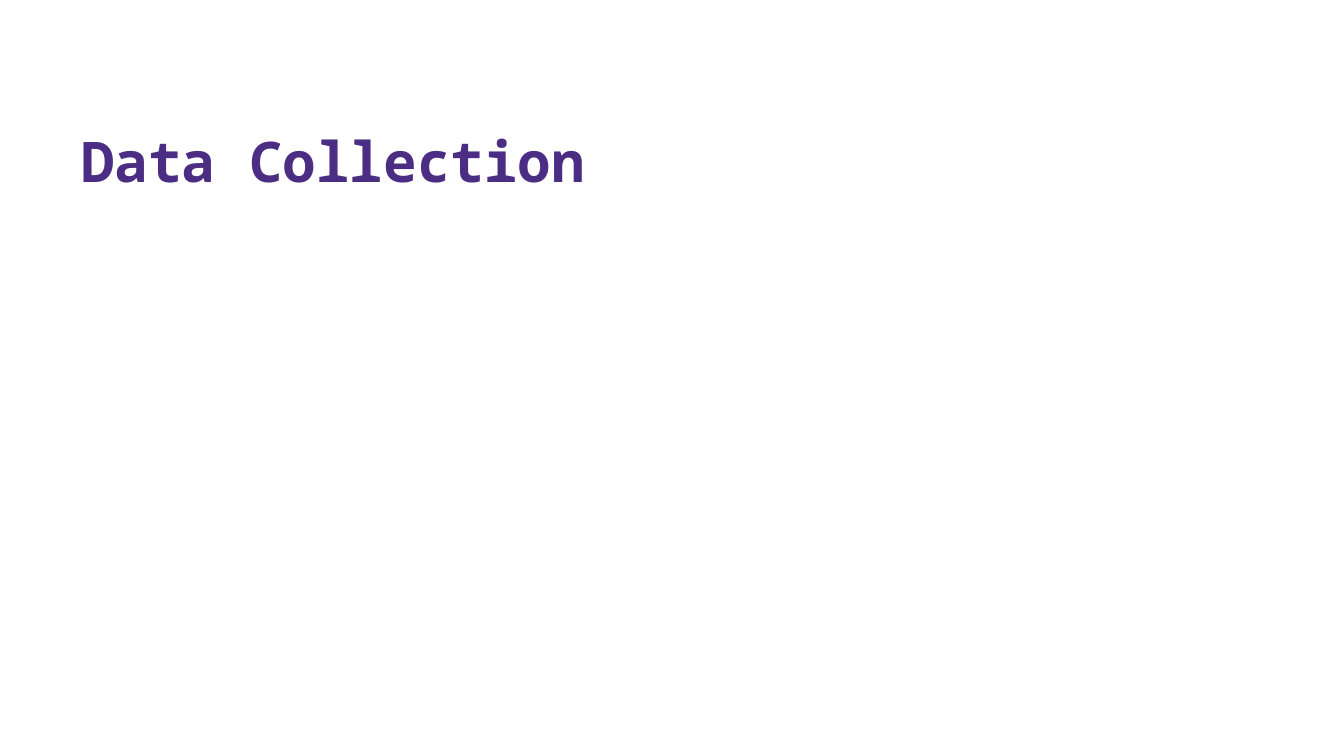
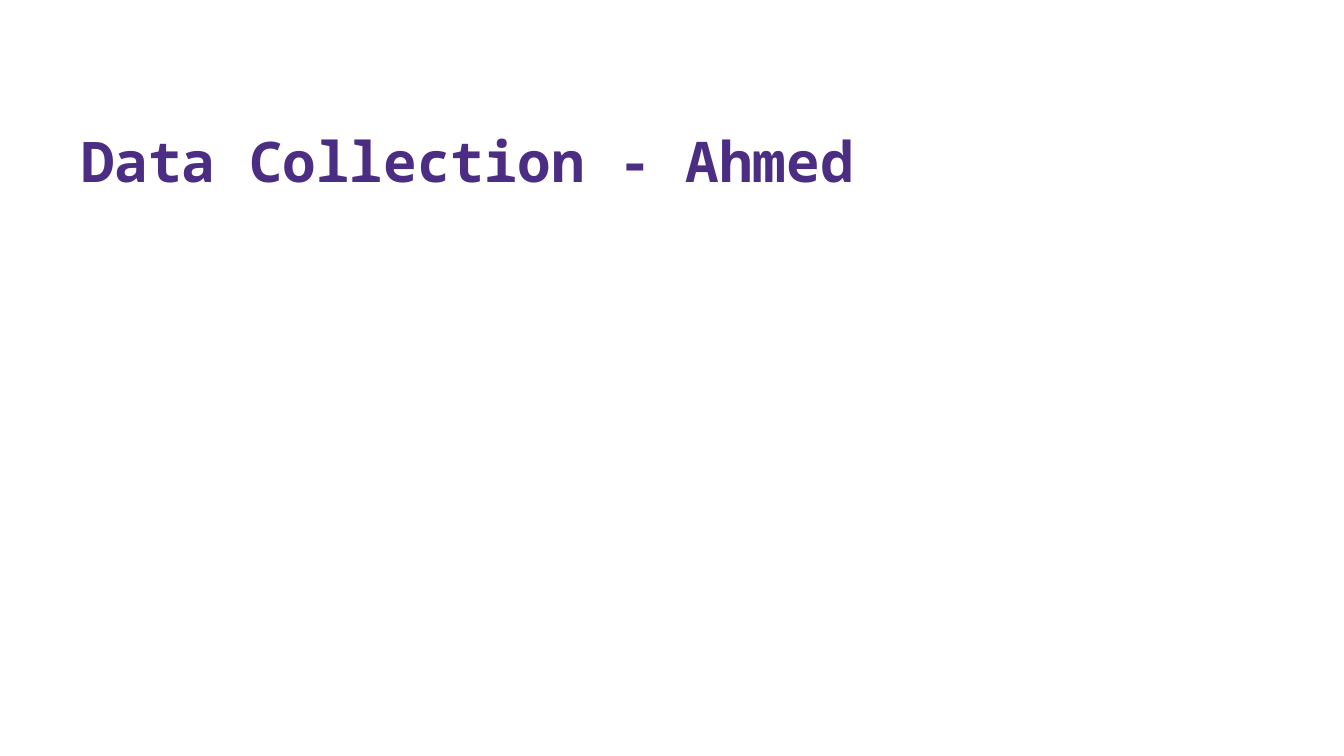
Before and after one commit to Optimistic-Optimizers/Black-Box-Optimization, a slide deck: slide 10 of docs/OptimisticOptimizers_Final_Presentation.pptx (slide 9 before the commit). Drawn at 1344x756 pixels with LibreOffice and Linux fonts; fonts in the diff are those of the drawing; background and template pictures are left out. Boxes give left, top, right and bottom in pixels: in the first picture for what was removed or moved away, otherwise in the second. Text is boxed around its words. In the diff, an @@ line names an element or a change of style, - is before the commit and + after.

```diff
--- a/docs/OptimisticOptimizers_Final_Presentation.pptx
+++ b/docs/OptimisticOptimizers_Final_Presentation.pptx
@@ title at <box>81,138,854,183</box>: text changed @@
-Data Collection
+Data Collection - Ahmed
```
Also in this commit, not shown: 6 other slides changed.
